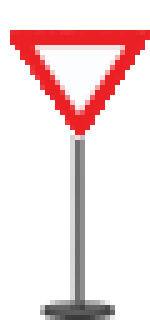
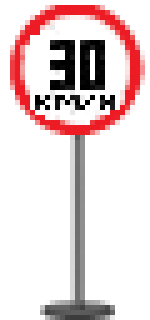
Two versions of the same layered image (w=150, h=320). Layer-by-layer changes:
added layer "velocidade-30" above "preferencia" over (10, 5, 145, 135)
hid "preferencia" over (10, 30, 150, 140)
